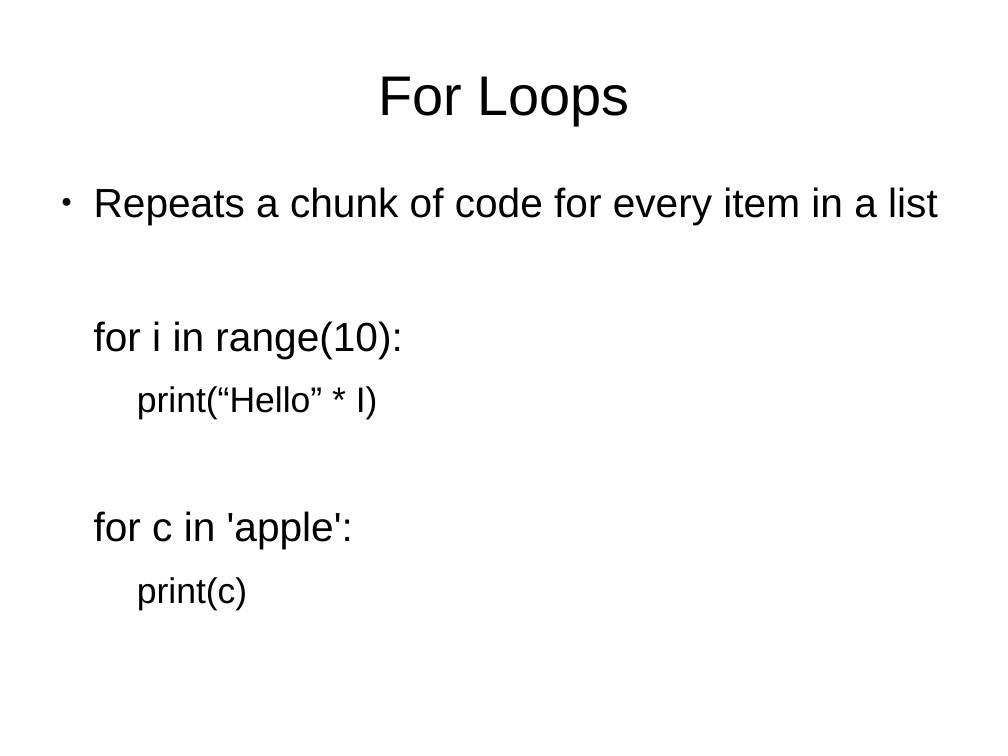
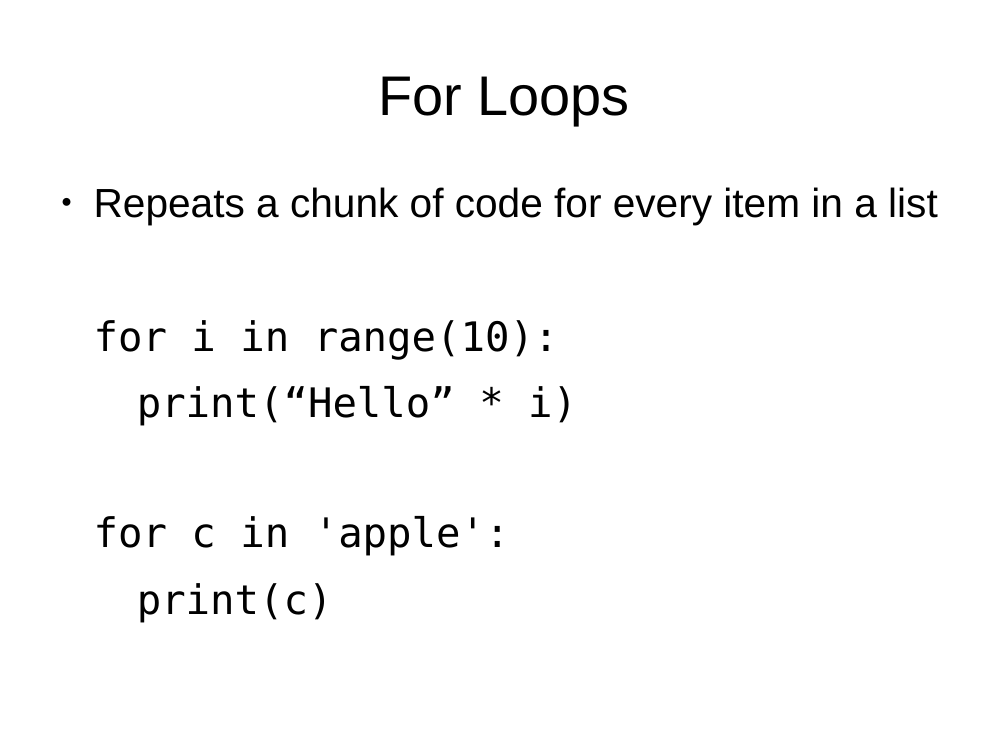
Before and after one commit to bradfordbarr/HacDC-Intro-to-Programming, a slide deck: slide 5 of class_1/control_and_pygame.odp. Drawn at 1008x756 pixels with LibreOffice and Linux fonts; fonts in the diff are those of the drawing. Boxes give left, top, right and bottom in pixels: in the first picture for what was removed or moved away, otherwise in the second. Text is boxed around its words. In the diff, an @@ line names an element or a change of style, - is before the commit and + after.

```diff
--- a/class_1/control_and_pygame.odp
+++ b/class_1/control_and_pygame.odp
@@ text at (94,320,559,623): font Arial to DejaVu Sans Mono in "for i in range(10):", "for c in 'apple':", "print(c)"; size 28 to 32 pt in "print(c)" @@
@@ text at (137,386,577,426): text changed; size 28 to 32 pt; font Arial to DejaVu Sans Mono @@
-  print(“Hello” * I)
+  print(“Hello” * i)
```
Also in this commit, not shown: 6 other slides changed, 5 other files.
